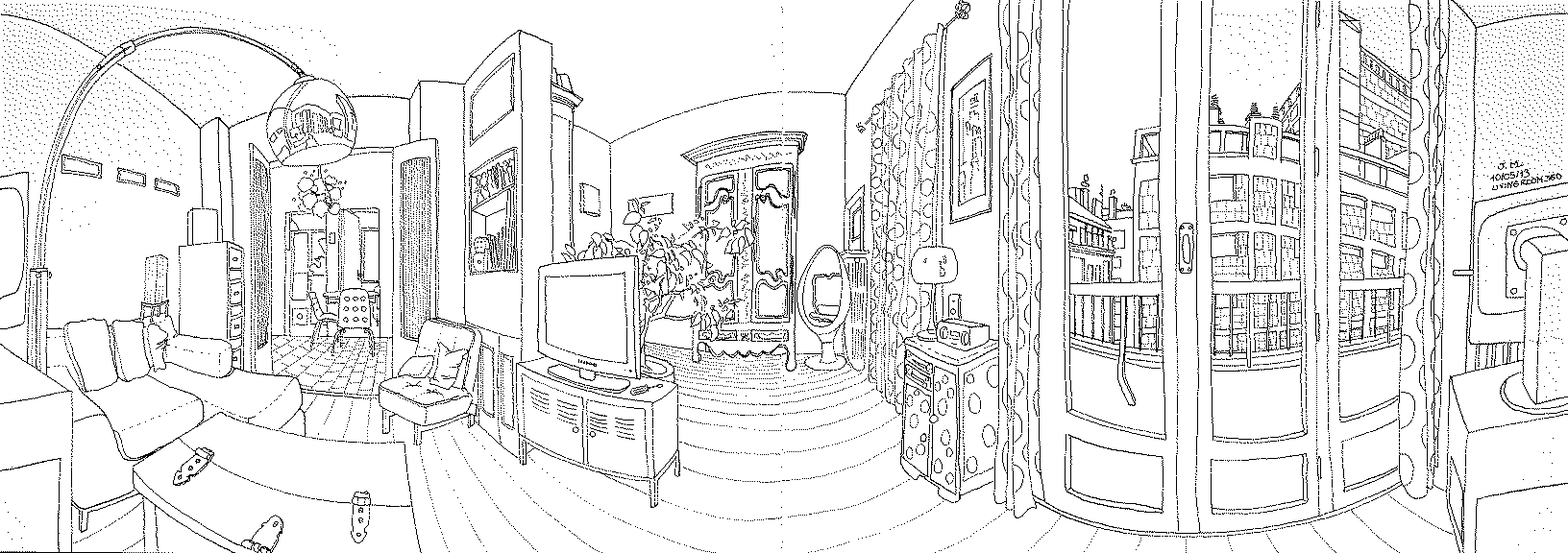
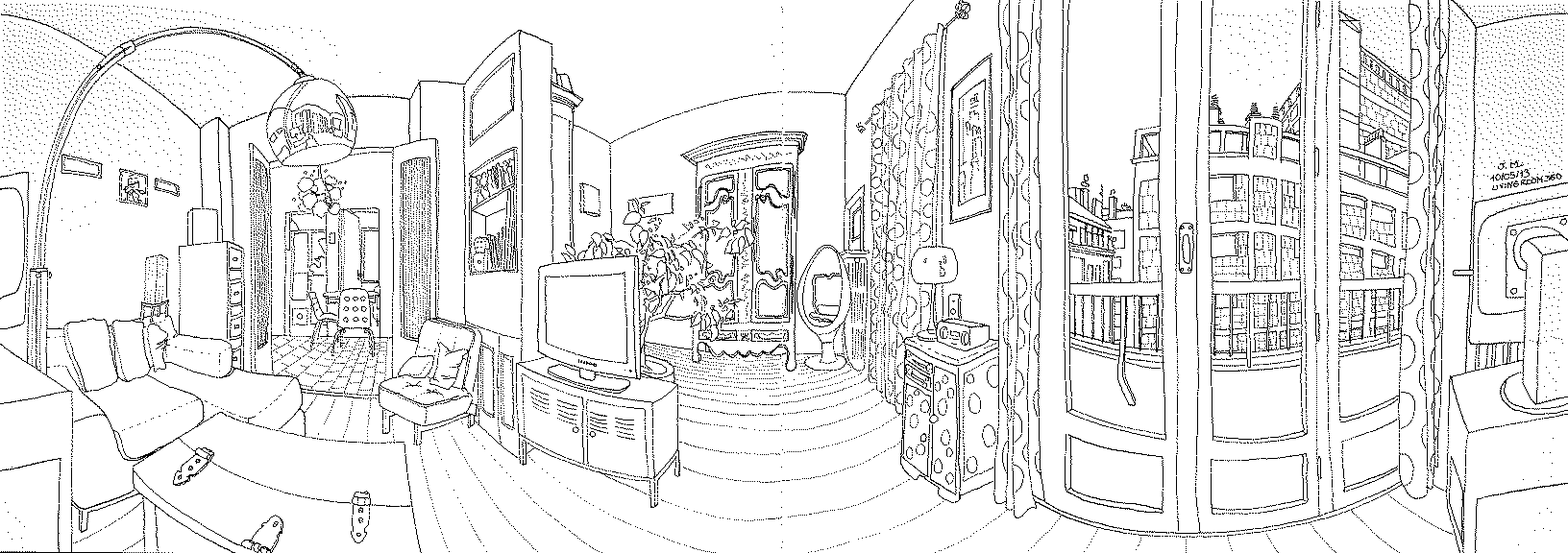
The second 1568x553 image is a revision of the first. Changes to its layers:
hid "screwdriver 36x12" over bbox(630, 384, 663, 396)
painted on "room 1632x576" over bbox(116, 167, 148, 208)
